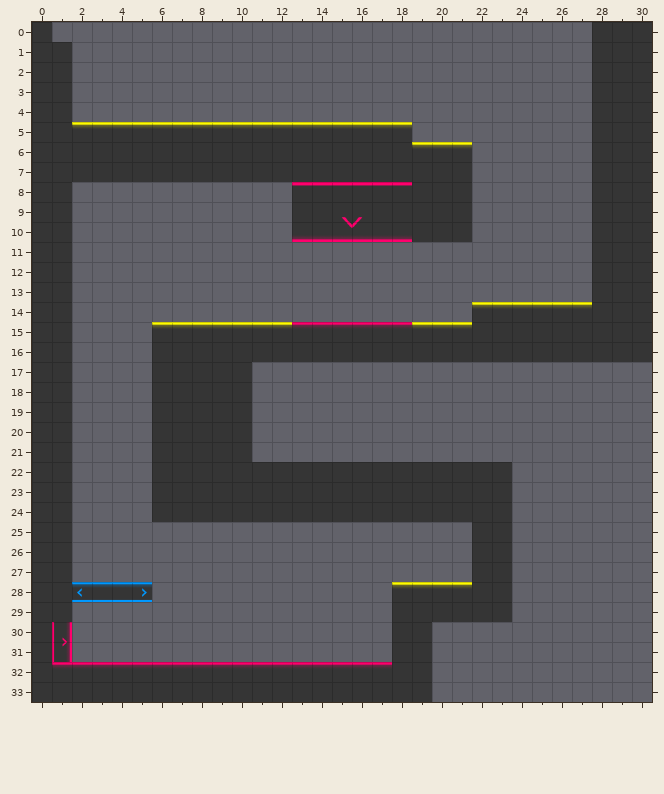
Two versions of a level (Tiled map, assets/data/lvl2.tmx). Above is the file before it was changed.
Cells are 32x32 px. Shown: x 0..30, y 0..33.
Once edited:
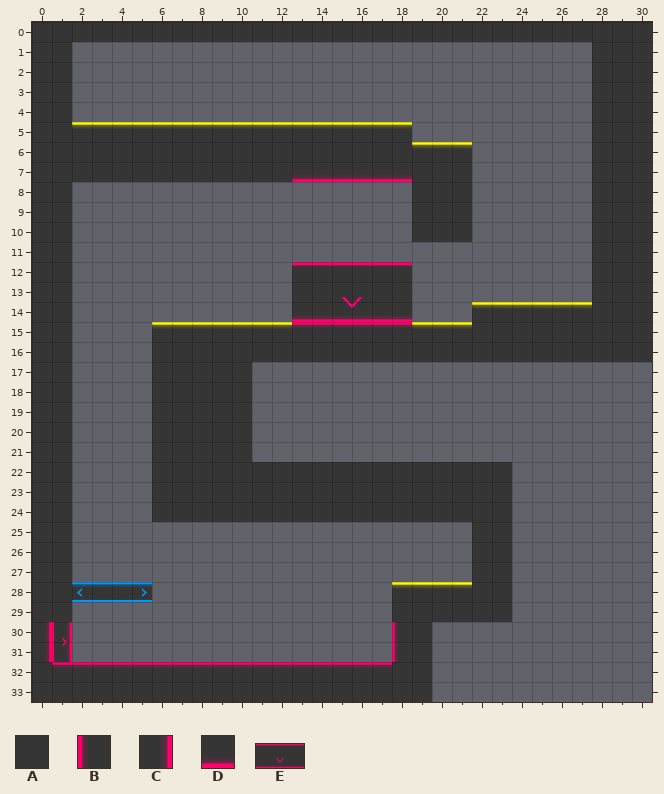
Key: from "main": A 0, B 6, C 7, D 8; from "obstacles": E 0 "smasher-base".
_ is an empty cell.
Objects are placed by their top-left corner, in cells (3,4 is the top-left corner of cell 3,4); size is 1x1 cell unless given.
Changes in this commit:
Layer "Tile Layer 1":
Tile A is added in row 0 at x 1 to 27.
Tile B replaces tile A in rows 30 to 31 at x 18.
Tile C replaces tile A in rows 30 to 31 at x 0.
Tile D replaces tile A in row 7 at x 13 to 18.
Layer "Smashers":
Object E "smasher-base" at 13,8 size 6x3 becomes E "smasher-base" at 13,12 size 6x3.
